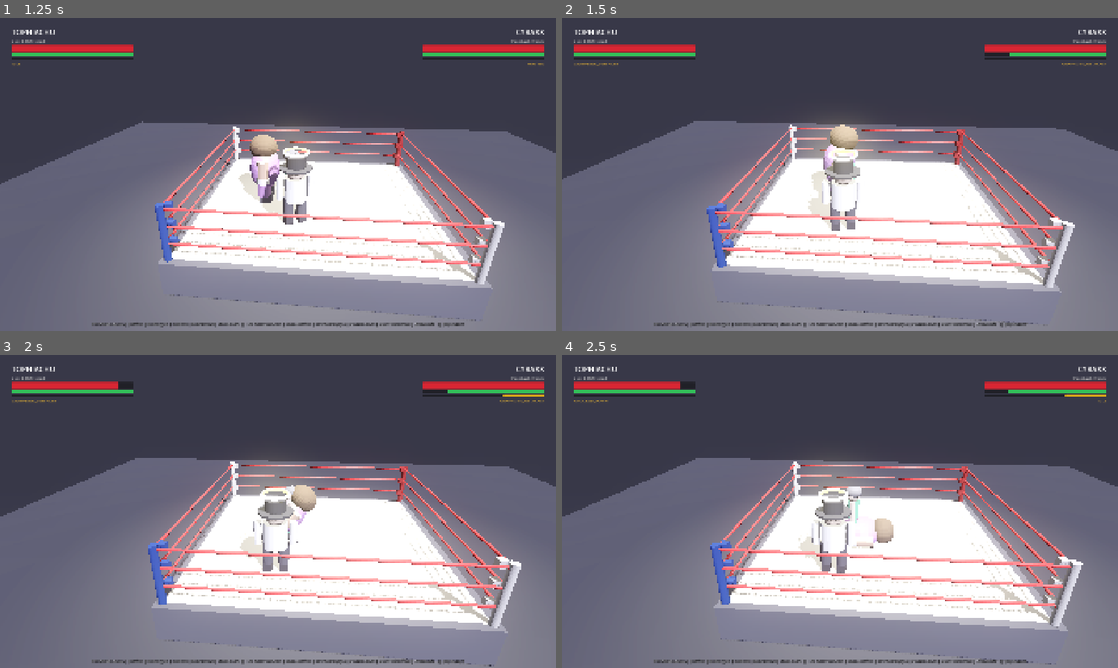
Above: before the commit, frames 1-4 (two rows, left to right).
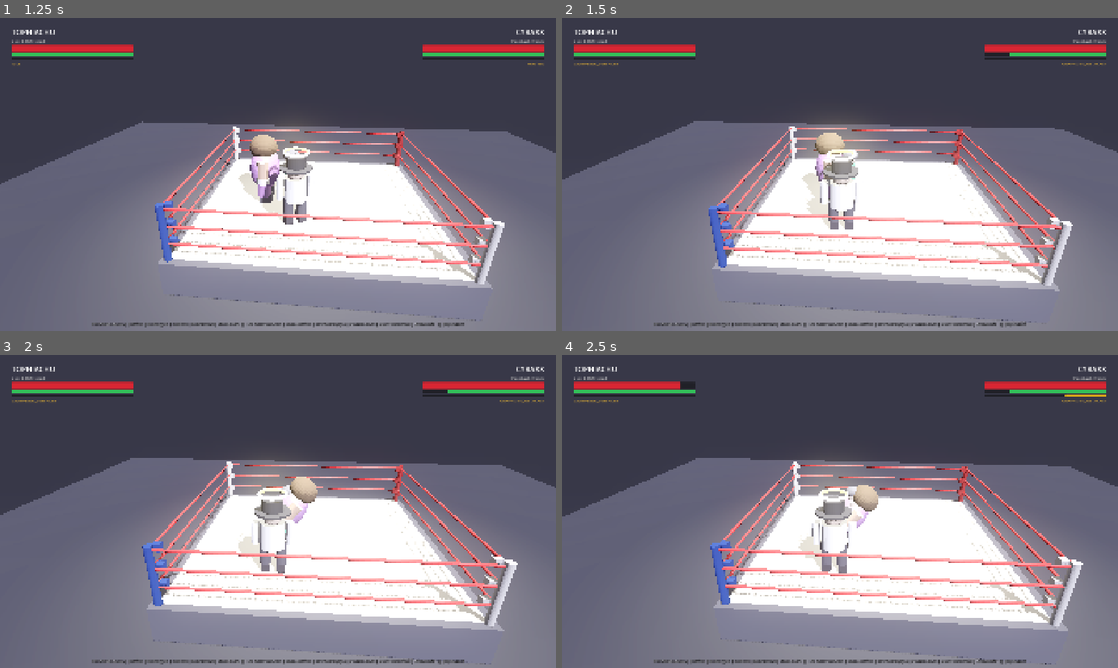
Above: after the commit, the same moments.

Repository: mver191-png/lolcow-wrestling
Game: Godot game, scene res://scenes/ui/character_select.tscn
Two runs of this game, one before a commit and one after it. Both use one fixed random seed, a clock stepped at 60 frames per second and the inputs below.
Inputs:
- Up to frame 1 (1.25 s): click "FIGHT! [SPACE / ENTER]" at 0.5 s
- Up to frame 2 (1.5 s): tap Enter at 1.25 s; hold D from 1.28 s (still down); tap Space (p1_pin) at 1.35 s
- Up to frame 3 (2 s): keep holding D
- Up to frame 4 (2.5 s): release D at 2.03 s; hold S from 2.03 s (still down); tap C (toggle_cpu) at 2.1 s

Frame 1 is identical in both runs. In frame 2, 4.8% of the frame differs, in the area x 0-100%, y 32-98%; in frame 3, 7.9%, in the area x 0-100%, y 8-100%; in frame 4, 1.4%.

Commit message:
fix(combat): implement directional attack contact cones and grapple startup vulnerability

Diff:
--- a/scripts/ai/cpu_controller.gd
+++ b/scripts/ai/cpu_controller.gd
@@ -89,6 +89,16 @@
 			fighter.input_block = true
 			return
 
+	# If opponent is in grapple startup and within range, test reversal or strike interrupt
+	if opp.current_state == Fighter.State.GRAPPLE_STARTUP and dist <= fighter.reach_distance + 0.2:
+		var rev_chance: float = fighter.stat_reversal * 0.10
+		if randf() < rev_chance and fighter.stamina >= MatchRules.REVERSAL_STAMINA_COST:
+			fighter.input_reversal = true
+			return
+		elif randf() < 0.7 and fighter.stamina >= MatchRules.STRIKE_STAMINA_COST:
+			fighter.input_strike = true
+			return
+
 	# Character specific behavior
 	if dist <= fighter.reach_distance:
 		fighter.input_dir = Vector2.ZERO
--- a/scripts/core/match_rules.gd
+++ b/scripts/core/match_rules.gd
@@ -26,6 +26,9 @@
 const BLOCK_STAMINA_DRAIN: float = 15.0 # Per second held
 const REVERSAL_STAMINA_COST: float = 18.0
 const FINISHER_HYPE_COST: float = 100.0
+const STRIKE_CONE_MIN_DOT: float = 0.50 # 120-degree forward contact cone (cos(60 deg))
+const GRAPPLE_STARTUP_DURATION: float = 0.18 # Seconds of vulnerability before grapple lock executes
+const GRAPPLE_WHIFF_DURATION: float = 0.25 # Seconds of recovery on missed/whiffed grapple
 
 static func is_near_ropes(position_3d: Vector3) -> bool:
 	var x: float = abs(position_3d.x)
--- a/scripts/fighter/fighter.gd
+++ b/scripts/fighter/fighter.gd
@@ -233,8 +233,7 @@
 
 		State.GRAPPLE_STARTUP:
 			velocity = Vector3.ZERO
-			if state_timer >= 0.25:
-				_set_state(State.IDLE) # Missed grapple recovery
+			_process_grapple_startup(delta)
 
 		State.GRAPPLING_ATTACKER:
 			velocity = Vector3.ZERO
@@ -390,8 +389,24 @@
 		if is_instance_valid(opponent):
 			var my_p: Vector3 = global_position if is_inside_tree() else position
 			var opp_p: Vector3 = opponent.global_position if opponent.is_inside_tree() else opponent.position
-			var dist: float = my_p.distance_to(opp_p)
+			var to_opp: Vector3 = Vector3(opp_p.x - my_p.x, 0.0, opp_p.z - my_p.z)
+			var dist: float = to_opp.length()
 			if dist <= reach_distance:
+				# Directional forward cone validation (cos(60 deg) = 0.50 threshold)
+				if dist > 0.001:
+					var forward_dir: Vector3 = -global_transform.basis.z.normalized() if is_inside_tree() else -transform.basis.z.normalized()
+					forward_dir.y = 0.0
+					if forward_dir.is_zero_approx():
+						forward_dir = Vector3(0, 0, -1)
+					else:
+						forward_dir = forward_dir.normalized()
+
+					var to_opp_dir: Vector3 = to_opp.normalized()
+					var dot: float = forward_dir.dot(to_opp_dir)
+					if dot < MatchRules.STRIKE_CONE_MIN_DOT:
+						# Target outside forward contact cone (flank or behind)
+						return
+
 				# Check defender state
 				if opponent.current_state == State.REVERSAL_STANCE:
 					# Countered!
@@ -418,10 +433,12 @@
 
 var is_finisher_attack: bool = false
 var submission_tick_timer: float = 0.0
+var grapple_target: Fighter = null
 
 func _attempt_grapple(is_finisher: bool = false) -> void:
-	_set_state(State.GRAPPLE_STARTUP)
 	if not is_instance_valid(opponent):
+		grapple_target = null
+		_set_state(State.GRAPPLE_STARTUP)
 		return
 
 	if is_finisher:
@@ -435,15 +452,57 @@
 
 	var my_p: Vector3 = global_position if is_inside_tree() else position
 	var opp_p: Vector3 = opponent.global_position if opponent.is_inside_tree() else opponent.position
-	var dist: float = my_p.distance_to(opp_p)
-	if dist <= (reach_distance + 0.35):
-		# Validate defender state
-		if opponent.current_state in [State.IDLE, State.MOVING, State.BLOCKING]:
-			# Successful grapple! (Grapple breaks guard)
-			_start_synchronized_throw(opponent)
-		elif opponent.current_state == State.REVERSAL_STANCE:
-			# Defender counters the grapple!
-			_apply_countered_by(opponent)
+
+	# Turn to face opponent when initiating grapple
+	var to_opp: Vector3 = Vector3(opp_p.x - my_p.x, 0.0, opp_p.z - my_p.z)
+	if not to_opp.is_zero_approx():
+		rotation.y = atan2(-to_opp.x, -to_opp.z)
+
+	var dist: float = to_opp.length()
+	if dist <= (reach_distance + 0.35) and opponent.current_state in [State.IDLE, State.MOVING, State.BLOCKING, State.REVERSAL_STANCE, State.GRAPPLE_STARTUP]:
+		grapple_target = opponent
+	else:
+		grapple_target = null
+
+	_set_state(State.GRAPPLE_STARTUP)
+
+	# Procedural reaching visual feedback
+	if left_arm and right_arm:
+		var tween: Tween = create_tween().set_parallel(true)
+		tween.tween_property(left_arm, "position:z", -0.5, 0.12)
+		tween.tween_property(right_arm, "position:z", -0.5, 0.12)
+
+func _process_grapple_startup(_delta: float) -> void:
+	if state_timer >= MatchRules.GRAPPLE_STARTUP_DURATION:
+		if is_instance_valid(grapple_target):
+			var my_p: Vector3 = global_position if is_inside_tree() else position
+			var opp_p: Vector3 = grapple_target.global_position if grapple_target.is_inside_tree() else grapple_target.position
+			var dist: float = my_p.distance_to(opp_p)
+
+			if dist <= (reach_distance + 0.35):
+				var target: Fighter = grapple_target
+				grapple_target = null
+
+				if left_arm and right_arm:
+					left_arm.position.z = 0.0
+					right_arm.position.z = 0.0
+
+				if target.current_state == State.REVERSAL_STANCE:
+					# Defender counters the grapple!
+					_apply_countered_by(target)
+					return
+				elif target.current_state in [State.IDLE, State.MOVING, State.BLOCKING, State.GRAPPLE_STARTUP]:
+					# Successful grapple! (Grapple breaks guard)
+					_start_synchronized_throw(target)
+					return
+
+		# Target moved away, was knocked down, or missed: wait for whiff recovery
+		grapple_target = null
+		if state_timer >= MatchRules.GRAPPLE_WHIFF_DURATION:
+			if left_arm and right_arm:
+				left_arm.position.z = 0.0
+				right_arm.position.z = 0.0
+			_set_state(State.IDLE)
 
 func _start_synchronized_throw(target: Fighter) -> void:
 	synchronized_partner = target
@@ -843,6 +902,14 @@
 	elif amount >= MatchRules.HEAVY_IMPACT_DAMAGE_THRESHOLD and not was_blocked:
 		recent_heavy_impact_timer = MatchRules.HEAVY_IMPACT_DISORIENTATION_DURATION
 
+	# Interrupt grapple startup if hit by unblocked damage
+	if current_state == State.GRAPPLE_STARTUP and not was_blocked:
+		grapple_target = null
+		if left_arm and right_arm:
+			left_arm.position.z = 0.0
+			right_arm.position.z = 0.0
+		_set_state(State.IDLE)
+
 	# Knockdown on heavy damage or low health
 	if not was_blocked and vitality <= 0.0 and current_state != State.KNOCKED_DOWN and current_state != State.PINNED:
 		_set_state(State.KNOCKED_DOWN)
@@ -856,6 +923,11 @@
 	if current_state == new_state:
 		return
 	var old_state: State = current_state
+	if old_state == State.GRAPPLE_STARTUP:
+		grapple_target = null
+		if left_arm and right_arm:
+			left_arm.position.z = 0.0
+			right_arm.position.z = 0.0
 	current_state = new_state
 	state_timer = 0.0
 	_play_state_animation(new_state)
--- a/tests/test_pin_balance_scene.gd
+++ b/tests/test_pin_balance_scene.gd
@@ -289,7 +289,7 @@
 	p1._attempt_grapple(true)
 	assert_true(p1.is_finisher_attack, "Genuine Finisher: is_finisher_attack flag is true")
 
-	for i in range(70):
+	for i in range(85):
 		await physics_frame
 
 	assert_true(p2.recent_finisher_impact_timer > 0.0, "Genuine Finisher: Cyraxx has active 4.5s finisher disorientation (%.2fs)" % p2.recent_finisher_impact_timer)
@@ -320,7 +320,7 @@
 	p1.hype = 100.0
 	p1._attempt_grapple(true)
 
-	for i in range(70):
+	for i in range(85):
 		await physics_frame
 
 	p2.is_cpu = false
@@ -354,7 +354,7 @@
 	p1.hype = 100.0
 	p1._attempt_grapple(true)
 
-	for i in range(70):
+	for i in range(85):
 		await physics_frame
 
 	p2.is_cpu = false
@@ -385,7 +385,7 @@
 	p1.hype = 100.0
 	p1._attempt_grapple(true)
 
-	for i in range(70):
+	for i in range(85):
 		await physics_frame
 
 	p2.is_cpu = false
--- a/tests/test_suite.gd
+++ b/tests/test_suite.gd
@@ -31,6 +31,8 @@
 	test_pass_a_resource_aware_pinfall_balance()
 	test_explicit_impact_classification()
 	test_pass_a_boundary_safe_paired_throws()
+	test_pass_a_strike_directional_cone()
+	test_pass_a_grapple_startup_and_interruption()
 
 	print("==================================================")
 	print("TEST RESULTS: %d Passed, %d Failed, %d Total" % [passed_tests, failed_tests, total_tests])
@@ -122,7 +124,7 @@
 
 	attacker.opponent = defender
 	attacker.position = Vector3(0, 0, 0)
-	defender.position = Vector3(0, 0, 0.8) # Within reach
+	defender.position = Vector3(0, 0, -0.8) # Within reach and forward cone
 
 	attacker.input_strike = true
 	attacker._start_strike()
@@ -1055,3 +1057,172 @@
 
 				p1.free()
 				p2.free()
+
+func test_pass_a_strike_directional_cone() -> void:
+	# Test forward cone validation for strikes (120 degree cone, STRIKE_CONE_MIN_DOT = 0.50)
+	var attacker: Fighter = Fighter.new()
+	var defender: Fighter = Fighter.new()
+	attacker.character_id = "tophiachu"
+	defender.character_id = "cyraxx"
+	attacker.load_character_data()
+	defender.load_character_data()
+	attacker.opponent = defender
+	defender.opponent = attacker
+
+	# Test 1: Defender directly in front at (0, 0, -0.8) (0 deg) -> CONNECTS
+	attacker.position = Vector3(0, 0, 0)
+	attacker.rotation.y = 0.0 # Facing -Z
+	defender.position = Vector3(0, 0, -0.8)
+	defender.vitality = defender.max_vitality
+	attacker._start_strike()
+	attacker.state_timer = 0.15
+	attacker._handle_strike_active_window()
+	assert_true(attacker.attack_has_damaged, "Strike Cone [0 deg In Front]: Attack marks as damaged")
+	assert_true(defender.vitality < defender.max_vitality, "Strike Cone [0 deg In Front]: Defender takes damage")
+
+	# Test 2: Defender angled at 45 deg (-0.56, 0, -0.56) (dist = 0.79m, dot = 0.707 >= 0.50) -> CONNECTS
+	attacker.position = Vector3(0, 0, 0)
+	attacker.rotation.y = 0.0 # Facing -Z
+	defender.position = Vector3(-0.56, 0, -0.56)
+	defender.vitality = defender.max_vitality
+	attacker._start_strike()
+	attacker.state_timer = 0.15
+	attacker._handle_strike_active_window()
+	assert_true(attacker.attack_has_damaged, "Strike Cone [45 deg Angled]: Attack marks as damaged")
+	assert_true(defender.vitality < defender.max_vitality, "Strike Cone [45 deg Angled]: Defender takes damage")
+
+	# Test 3: Defender directly to the right at (0.8, 0, 0) (90 deg flank, dot = 0.0 < 0.50) -> MISSES
+	attacker.position = Vector3(0, 0, 0)
+	attacker.rotation.y = 0.0 # Facing -Z
+	defender.position = Vector3(0.8, 0, 0)
+	defender.vitality = defender.max_vitality
+	attacker._start_strike()
+	attacker.state_timer = 0.15
+	attacker._handle_strike_active_window()
+	assert_true(not attacker.attack_has_damaged, "Strike Cone [90 deg Flank]: Attack does NOT mark as damaged")
+	assert_true(defender.vitality == defender.max_vitality, "Strike Cone [90 deg Flank]: Defender takes zero damage")
+
+	# Test 4: Defender directly behind at (0, 0, 0.8) (180 deg, dot = -1.0 < 0.50) -> MISSES
+	attacker.position = Vector3(0, 0, 0)
+	attacker.rotation.y = 0.0 # Facing -Z
+	defender.position = Vector3(0, 0, 0.8)
+	defender.vitality = defender.max_vitality
+	attacker._start_strike()
+	attacker.state_timer = 0.15
+	attacker._handle_strike_active_window()
+	assert_true(not attacker.attack_has_damaged, "Strike Cone [180 deg Behind]: Attack does NOT mark as damaged")
+	assert_true(defender.vitality == defender.max_vitality, "Strike Cone [180 deg Behind]: Defender takes zero damage")
+
+	# Test 5: Attacker rotated to face right (+X, rotation.y = -PI/2)
+	attacker.position = Vector3(0, 0, 0)
+	attacker.rotation.y = -PI / 2.0 # Facing +X
+	defender.position = Vector3(0.8, 0, 0) # Directly in front of rotated attacker!
+	defender.vitality = defender.max_vitality
+	attacker._start_strike()
+	attacker.state_timer = 0.15
+	attacker._handle_strike_active_window()
+	assert_true(attacker.attack_has_damaged, "Strike Cone [Rotated Attacker Facing +X]: Attack hits defender at +X")
+	assert_true(defender.vitality < defender.max_vitality, "Strike Cone [Rotated Attacker Facing +X]: Defender at +X takes damage")
+
+	attacker.free()
+	defender.free()
+
+func test_pass_a_grapple_startup_and_interruption() -> void:
+	# Test 1: Grapple startup initiation and facing alignment
+	var atk: Fighter = Fighter.new()
+	var def: Fighter = Fighter.new()
+	atk.character_id = "tophiachu"
+	def.character_id = "cyraxx"
+	atk.load_character_data()
+	def.load_character_data()
+	atk.opponent = def
+	def.opponent = atk
+
+	atk.position = Vector3(-0.5, 0, 0)
+	def.position = Vector3(0.5, 0, 0)
+	def._set_state(Fighter.State.IDLE)
+
+	atk._attempt_grapple(false)
+	assert_true(atk.current_state == Fighter.State.GRAPPLE_STARTUP, "Grapple Startup: Attacker enters GRAPPLE_STARTUP")
+	assert_true(atk.grapple_target == def, "Grapple Startup: Attacker locks target reference")
+	assert_true(atk.state_timer == 0.0, "Grapple Startup: State timer initialized to 0.0")
+
+	# Test 2: Clean uninterrupted grapple transitions to throw at GRAPPLE_STARTUP_DURATION
+	for frame in range(12): # ~0.20s > 0.18s
+		atk._physics_process(1.0 / 60.0)
+		def._physics_process(1.0 / 60.0)
+
+	assert_true(atk.current_state == Fighter.State.GRAPPLING_ATTACKER, "Grapple Startup: Clean startup transitions to GRAPPLING_ATTACKER")
+	assert_true(def.current_state == Fighter.State.GRAPPLING_DEFENDER, "Grapple Startup: Defender transitions to GRAPPLING_DEFENDER")
+
+	atk.free()
+	def.free()
+
+	# Test 3: Strike interruption during grapple startup
+	var atk2: Fighter = Fighter.new()
+	var def2: Fighter = Fighter.new()
+	atk2.character_id = "tophiachu"
+	def2.character_id = "cyraxx"
+	atk2.load_character_data()
+	def2.load_character_data()
+	atk2.opponent = def2
+	def2.opponent = atk2
+
+	atk2.position = Vector3(-0.5, 0, 0)
+	def2.position = Vector3(0.5, 0, 0)
+	def2._set_state(Fighter.State.IDLE)
+
+	atk2._attempt_grapple(false)
+	assert_true(atk2.current_state == Fighter.State.GRAPPLE_STARTUP, "Grapple Interrupt: Attacker starts in GRAPPLE_STARTUP")
+
+	# Advance 3 frames into startup (0.05s < 0.18s)
+	for frame in range(3):
+		atk2._physics_process(1.0 / 60.0)
+		def2._physics_process(1.0 / 60.0)
+
+	# Defender strikes and interrupts attacker!
+	atk2.receive_damage(35.0, def2, false)
+	assert_true(atk2.current_state == Fighter.State.IDLE, "Grapple Interrupt: Attacker interrupted out of GRAPPLE_STARTUP back to IDLE")
+	assert_true(atk2.grapple_target == null, "Grapple Interrupt: Grapple target cleared on interrupt")
+
+	# Advance further past original startup duration: verify throw NEVER occurs
+	for frame in range(15):
+		atk2._physics_process(1.0 / 60.0)
+		def2._physics_process(1.0 / 60.0)
+
+	assert_true(atk2.current_state != Fighter.State.GRAPPLING_ATTACKER, "Grapple Interrupt: Attacker does NOT execute throw after interrupt")
+	assert_true(def2.current_state != Fighter.State.GRAPPLING_DEFENDER, "Grapple Interrupt: Defender was NOT thrown")
+
+	atk2.free()
+	def2.free()
+
+	# Test 4: Reversal countering grapple startup
+	var atk3: Fighter = Fighter.new()
+	var def3: Fighter = Fighter.new()
+	atk3.character_id = "tophiachu"
+	def3.character_id = "cyraxx"
+	atk3.load_character_data()
+	def3.load_character_data()
+	atk3.opponent = def3
+	def3.opponent = atk3
+
+	atk3.position = Vector3(-0.5, 0, 0)
+	def3.position = Vector3(0.5, 0, 0)
+	def3._set_state(Fighter.State.IDLE)
+
+	atk3._attempt_grapple(false)
+	assert_true(atk3.current_state == Fighter.State.GRAPPLE_STARTUP, "Grapple Reversal: Attacker enters GRAPPLE_STARTUP")
+
+	# Defender inputs reversal stance during startup
+	def3._set_state(Fighter.State.REVERSAL_STANCE)
+
+	# Tick past startup duration (0.18s)
+	for frame in range(12):
+		atk3._physics_process(1.0 / 60.0)
+		def3._physics_process(1.0 / 60.0)
+
+	assert_true(atk3.current_state == Fighter.State.KNOCKED_DOWN, "Grapple Reversal: Attacker countered and knocked down")
+	assert_true(def3.hype > 0.0, "Grapple Reversal: Defender awarded counter hype")
+
+	atk3.free()
+	def3.free()
Not shown, changed: CODEBASE_FOR_GPT_PRO.md
Not shown, changed: KNOWN_ISSUES.md
Not shown, changed: NEXT_TASK.md
Not shown, changed: STATE.md
